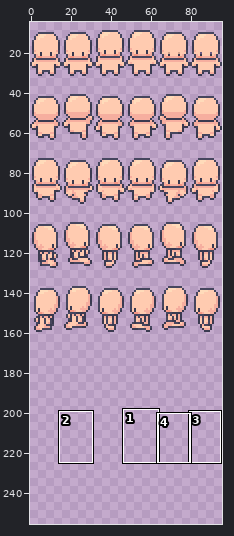
Sprite sheet -- assets/characters/body/body_2.png. Above, an overview of the earlier version with the close-up marked.
Close-up. Before the edit:
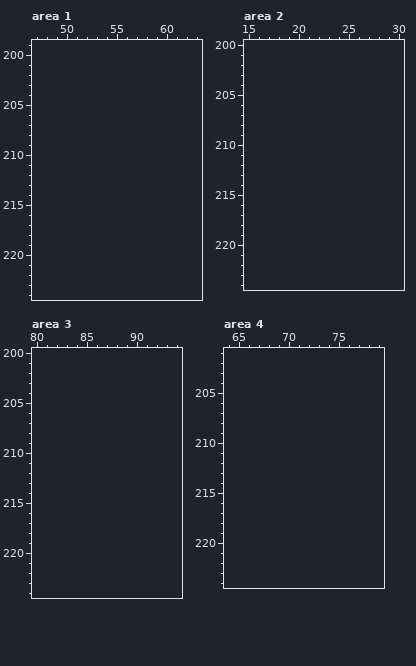
The file is 192x320 pixels, drawn in blocks of 2x2; one block is one cell here. Shown: area 1: x 47..63, y 199..224; area 2: x 15..30, y 200..224; area 3: x 80..94, y 200..224; area 4: x 64..79, y 201..224. The old version is drawn lined up with the new one, on the new canvas. The wide view leaves out empty margins. The commit also changed other parts of the picture, which this record leaves out.
And afterwards:
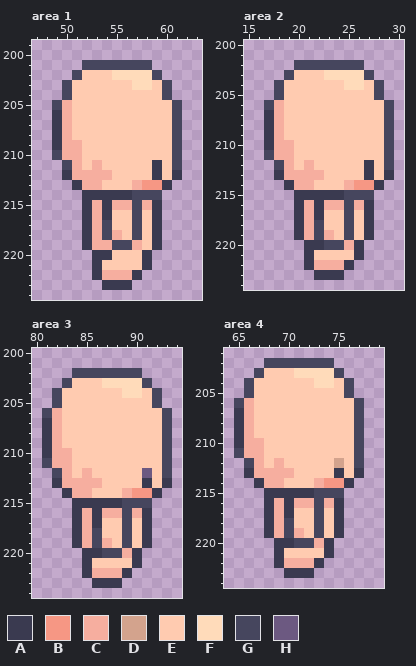
Palette (. is transparent): A #3a3a50  B #f69784  C #f6ae9f  D #d3a38d  E #ffcbb0  F #ffdbba  G #46465e  H #6c5981
Edits made:
canvas 96x160 -> 96x256
Changed rows in their new state; - is an unchanged pixel.
Area 1:
first column x 49:
201 ---GGGGGGG---
202 --GEEEFFFFG--
203 -GEEEEEEFFEG-
204 -GEEEEEEEEEG-
205 GCEEEEEEEEEEG
206 ACEEEEEEEEEEG
207 ACEEEEEEEEEEG
208 ACEEEEEEEEEEG
209 ACCEEEEEEEEEG
210 GCCEEEEEEEEEG
211 -GCECEEEEEAEG
212 -ACCCCEEEEAEA
213 --ACCEEECBBA-
214 ---AAAAAGGG--
215 ---ACACCGCA--
216 ---ACAEEGEA--
217 ---ACGEEGEA--
218 ---ACGCEGEA--
219 ---ACCGGCEA--
220 ----AAEEEA---
221 ----AEEEEA---
222 ----ACCCA----
223 -----AAA-----
Area 2:
first column x 17:
202 ---GGGGGGG---
203 --GEEEFFFFG--
204 -GEEEEEEFFEG-
205 -GEEEEEEEEEG-
206 GCEEEEEEEEEEG
207 ACEEEEEEEEEEG
208 ACEEEEEEEEEEG
209 ACEEEEEEEEEEG
210 ACCEEEEEEEEEG
211 GCCEEEEEEEEEG
212 -GCECEEEEEAEG
213 -ACCCCEEEEAEA
214 --ACCEEECBBA-
215 ---AAAAAGGG--
216 ---ACACCGCA--
217 ---ACAEEGEA--
218 ---ACGEEGEA--
219 ---ACGCEGEA--
220 ----AAGGCA---
221 ----AEEEEA---
222 ----ACCCA----
223 -----AAA-----
Area 3:
first column x 81:
202 ---GGGGGGG---
203 --GEEEFFFFG--
204 -GEEEEEEFFEG-
205 -GEEEEEEEEEG-
206 GCEEEEEEEEEEG
207 ACEEEEEEEEEEG
208 ACEEEEEEEEEEG
209 ACEEEEEEEEEEG
210 ACCEEEEEEEEEG
211 GCCEEEEEEEEEG
212 -GCECEEEEEHEG
213 -ACCCCEEEEAEA
214 --ACCEEECBBA-
215 ---AAAAAGGG--
216 ---ACACCGCA--
217 ---ACAEEGEA--
218 ---ACGEEGEA--
219 ---ACGCEGEA--
220 ----AAGGCA---
221 ----AEEEEA---
222 ----ACCCA----
223 -----AAA-----
Area 4:
first column x 65:
202 ---GGGGGGG---
203 --GEEEFFFFG--
204 -GEEEEEEFFEG-
205 -GEEEEEEEEEG-
206 GCEEEEEEEEEEG
207 ACEEEEEEEEEEG
208 ACEEEEEEEEEEG
209 ACEEEEEEEEEEG
210 ACCEEEEEEEEEG
211 GCCEEEEEEEEEG
212 -GCECEEEEEDEG
213 -ACCCCEEEEAEA
214 --ACCEEECBBA-
215 ---AAAAAGGG--
216 ---ACACCGCA--
217 ---ACAEEGEA--
218 ---ACGEEGEA--
219 ---ACGCEGEA--
220 ----AAGGCA---
221 ----AEEEEA---
222 ----ACCCA----
223 -----AAA-----
